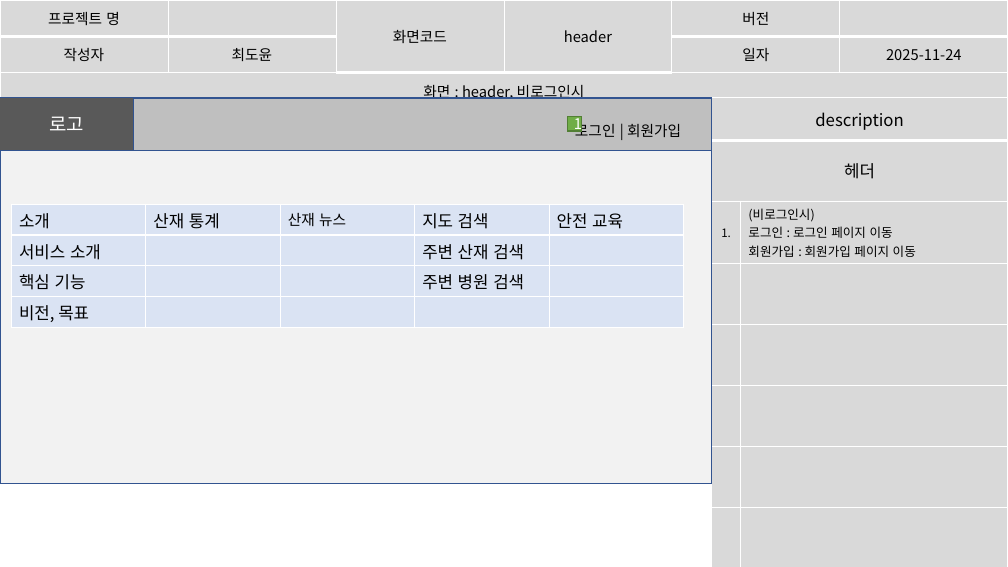
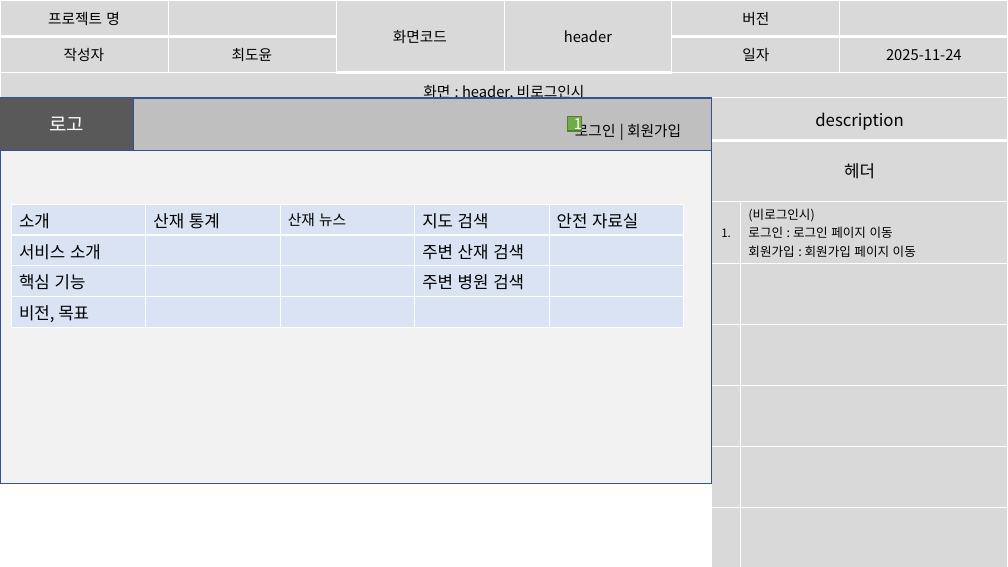
Before and after one commit to imyongchan/source, a slide deck: slide 4 of 종합기획/종합/스토리보드_종합중.pptx (slide 3 before the commit). Drawn at 1008x567 pixels with LibreOffice and Linux fonts; fonts in the diff are those of the drawing. Boxes give left, top, right and bottom in pixels: in the first picture for what was removed or moved away, otherwise in the second. Text is boxed around its words. In the diff, an @@ line names an element or a change of style, - is before the commit and + after.

```diff
--- a/종합기획/종합/스토리보드_종합중.pptx
+++ b/종합기획/종합/스토리보드_종합중.pptx
@@ table at (11, 204, 684, 327) @@
-row 1, column 5: 안전 교육
+row 1, column 5: 안전 자료실
```
Also in this commit, not shown: 10 other slides changed, 1 slide added.
